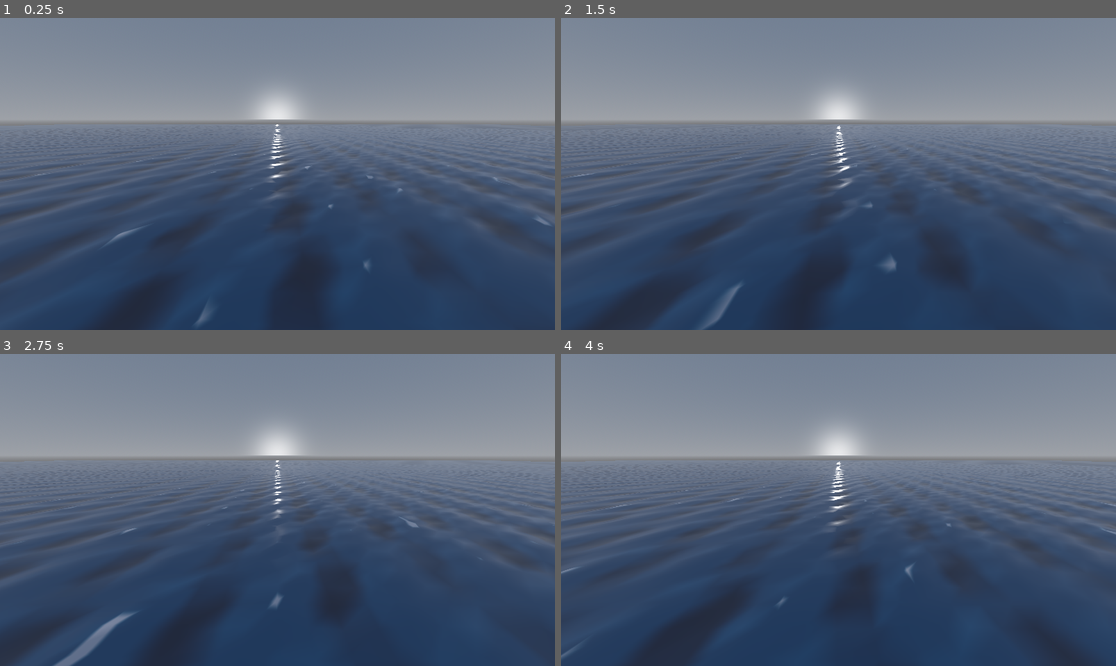
Above: before the commit, frames 1-4 (two rows, left to right).
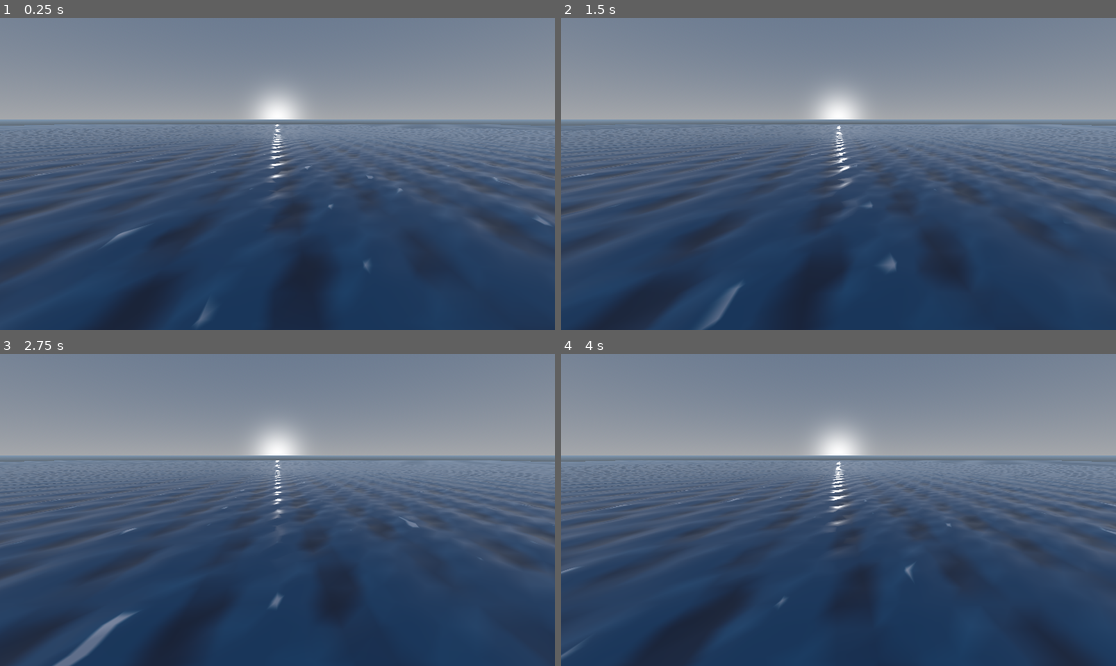
Above: after the commit, the same moments.

Repository: UrHighnez/ocean-simulation
Game: Godot game, scene res://world.tscn
Two runs of this game, one before a commit and one after it. Both use one fixed random seed, a clock stepped at 60 frames per second and the inputs below.
Inputs:
- Up to frame 1 (0.25 s): no input
- Up to frame 2 (1.5 s): no input
- Up to frame 3 (2.75 s): no input
- Up to frame 4 (4 s): no input

The runs differ from the first frame. In frame 1, 1.6% of the frame differs, in the area x 0-100%, y 32-35%; in frame 2, 1.6%; in frame 3, 1.6%, in the area x 0-100%, y 32-36%; in frame 4, 1.6%.

Commit message:
add horizon smoothing

Diff:
--- a/ocean.gdshader
+++ b/ocean.gdshader
@@ -3,6 +3,8 @@
 uniform vec3 color_deep : source_color = vec3(0.05, 0.15, 0.3);
 uniform vec3 color_shallow : source_color = vec3(0.1, 0.4, 0.6);
 uniform vec3 color_foam : source_color = vec3(0.9, 0.9, 0.95);
+
+uniform vec3 horizon_color : source_color = vec3(0.5, 0.6, 0.7);
 
 uniform float foam_level = 0.08;
 uniform float deep_level = -0.05;
@@ -19,6 +21,7 @@
 uniform float noise_scale = 0.02;
 
 varying float wave_height_var;
+varying float horizon_fade_var;
 
 vec3 gerstner_wave(vec4 wave, vec3 p, float time, float multiplier) {
     float steepness = wave.z * multiplier;
@@ -82,6 +85,8 @@
     float fade = 1.0 - smoothstep(fade_start, fade_end, dist);
     displacement *= fade;
 
+	horizon_fade_var = smoothstep(fade_start, fade_end, dist);
+
     wave_height_var = displacement.y;
 
     vec3 new_world_pos = world_pos + displacement;
@@ -89,8 +94,6 @@
 }
 
 void fragment() {
-    // DER LOW-POLY TRICK WURDE HIER KOMPLETT GELÖSCHT!
-    // Godot übernimmt jetzt automatisch unsere weichen Kurven aus dem Vertex-Shader.
 
     float depth_mix = smoothstep(deep_level, 0.0, wave_height_var);
     vec3 albedo_color = mix(color_deep, color_shallow, depth_mix);
@@ -98,6 +101,8 @@
     float foam_mix = smoothstep(foam_level * 0.8, foam_level, wave_height_var);
     albedo_color = mix(albedo_color, color_foam, foam_mix);
 
+	albedo_color = mix(albedo_color, horizon_color, horizon_fade_var);
+
     ALBEDO = albedo_color;
     // ROUGHNESS leicht erhöht (0.1), damit das weiche Wasser nicht wie eine Plastikfolie aussieht
     ROUGHNESS = 0.1;
--- a/water_material.tres
+++ b/water_material.tres
@@ -14,6 +14,7 @@
 shader_parameter/color_deep = Color(0.050980393, 0.14901961, 0.3019608, 1)
 shader_parameter/color_shallow = Color(0.1, 0.4, 0.6, 1)
 shader_parameter/color_foam = Color(0.9, 0.9, 0.95, 1)
+shader_parameter/horizon_color = Color(0.5, 0.6, 0.7, 1)
 shader_parameter/foam_level = 0.125
 shader_parameter/deep_level = -0.125
 shader_parameter/time_scale = 0.5
--- a/world.tscn
+++ b/world.tscn
@@ -3,6 +3,7 @@
 [ext_resource type="PackedScene" uid="uid://cvaw6kwh8c8f7" path="res://ocean_manager.tscn" id="1_f3sb7"]
 
 [sub_resource type="ProceduralSkyMaterial" id="ProceduralSkyMaterial_f3sb7"]
+ground_horizon_color = Color(0.5019608, 0.6, 0.7019608, 1)
 
 [sub_resource type="Sky" id="Sky_fj7yv"]
 sky_material = SubResource("ProceduralSkyMaterial_f3sb7")
@@ -11,8 +12,9 @@
 background_mode = 2
 sky = SubResource("Sky_fj7yv")
 fog_enabled = true
-fog_density = 0.005
-fog_aerial_perspective = 0.75
+fog_light_color = Color(0.5019608, 0.6, 0.7019608, 1)
+fog_density = 0.002
+fog_aerial_perspective = 1.0
 
 [node name="World" type="Node3D" unique_id=1617718502]
 
